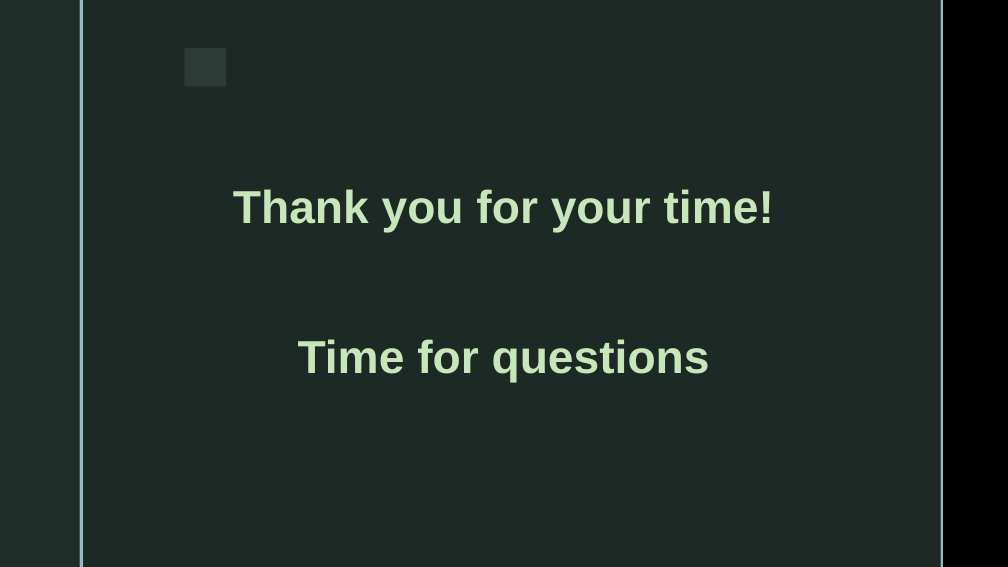
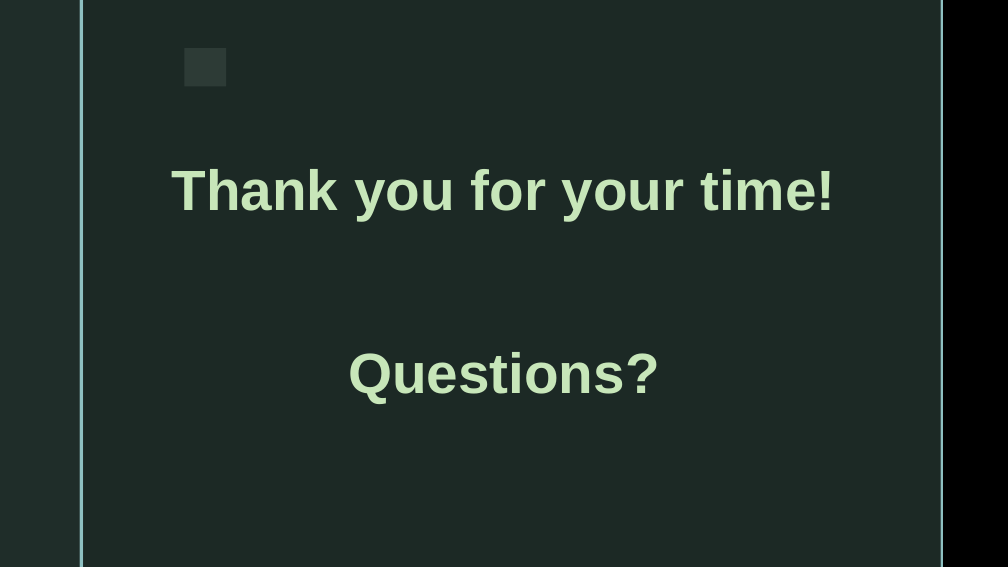
Before and after one commit to DimitarKaraz/Finance-Tracker, a slide deck: slide 11 of Finance Tracker Web Application.pptx. Drawn at 1008x567 pixels with LibreOffice and Linux fonts; fonts in the diff are those of the drawing; background and template pictures are left out. Boxes give left, top, right and bottom in pixels: in the first picture for what was removed or moved away, otherwise in the second. Text is boxed around its words. In the diff, an @@ line names an element or a change of style, - is before the commit and + after.

Commit message:
fixed endpoint.jpg, .pptx

```diff
--- a/Finance Tracker Web Application.pptx
+++ b/Finance Tracker Web Application.pptx
@@ text "Thank you for your time!": place and size @@
-text "Thank you for your time!" at (233,189,774,382)
+text "Thank you for your time!" at (172,169,835,403)
@@ text at (172,169,835,220): size 44 to 54 pt in "Thank you for your time!" @@
@@ text at (348,352,660,403): text changed; size 44 to 54 pt @@
-Time for questions
+Questions?
```
Also in this commit, not shown: 4 other slides changed, 2 other files.
